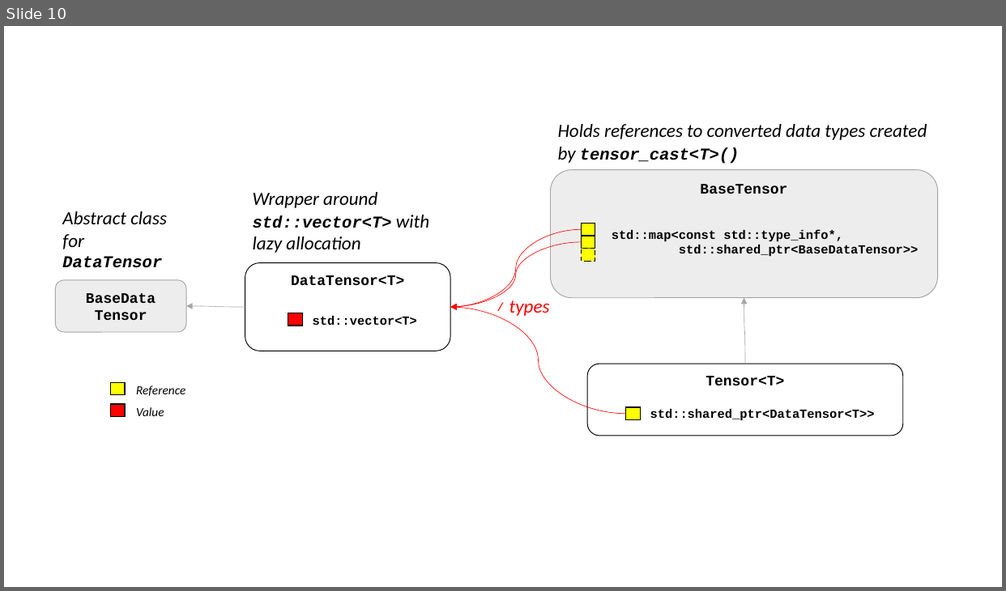
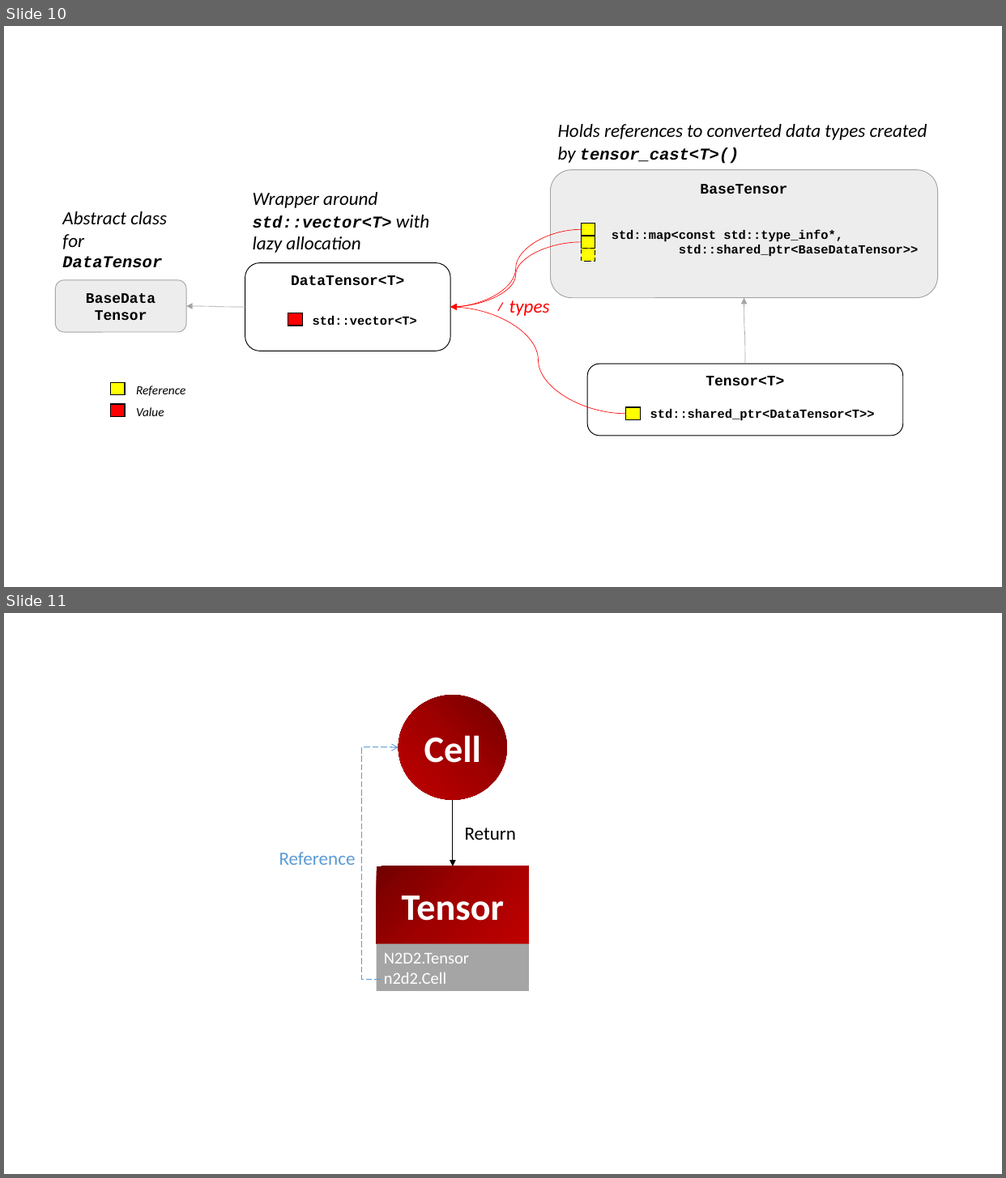
Before and after one commit to CEA-LIST/N2D2, a slide deck: docs/figs.pptx. Shown one above the other, each under a label of ours: slide 10 before the commit, slides 10 and 11 after it. The pictures are 1006x591 and 1006x1178 pixels, drawn with LibreOffice and Linux fonts; fonts in the diff are those of the drawing. Boxes give left, top, right and bottom in pixels: in the first picture for what was removed or moved away, otherwise in the second. Text is boxed around its words. In the diff, an @@ line names an element or a change of style, - is before the commit and + after.

Commit message:
Update documentation for n2d2.Tensor and add how to setup n2d2.

```diff
--- a/docs/figs.pptx
+++ b/docs/figs.pptx
@@ slide 11 added at (4, 613, 1002, 1174), background #FFFFFF @@
@@ ellipse added at (398, 696, 507, 800), fill gradient #720000 to #A20000 to #C00000, 36 pt, text #FFFFFF, bold @@
+Cell
@@ elbow arrow added from (381, 980) to (398, 747), #5B9BD5 0.75 pt dashed @@
@@ arrow added from (453, 800) to (453, 867), #000000 1 pt @@
@@ text added at (465, 828, 517, 840), 18 pt, text #000000 @@
+Return
@@ text added at (279, 852, 356, 865), 18 pt, text #5B9BD5 @@
+Reference
@@ rectangle added at (377, 867, 530, 944), fill gradient #720000 to #A20000 to #C00000, 36 pt, text #FFFFFF, bold @@
+Tensor
@@ rectangle added at (377, 944, 530, 991), fill #A5A5A5, 16 pt, text #FFFFFF @@
+N2D2.Tensor
+n2d2.Cell
```
Also in this commit, not shown: 1 slide removed, 5 other files.
